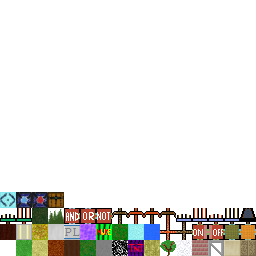
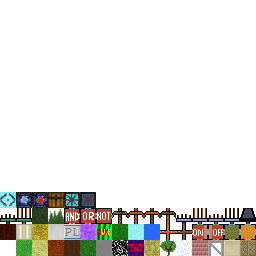
Comparing the layer stacks of the two w=256, h=256 images. Changes:
painted on "TerrainTextures.png" over <box>64,192,96,208</box>
